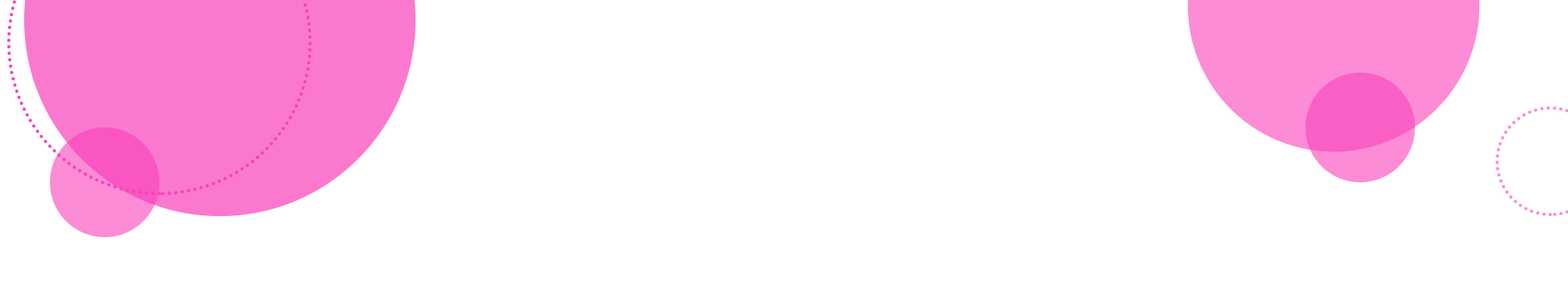
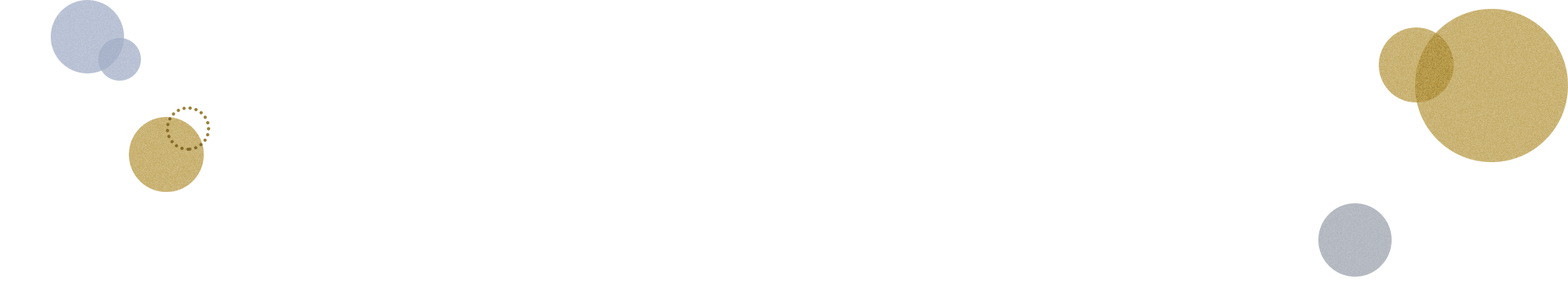
Layers edited between the first and the second (1568, 292) image:
removed layer "Ellipse 1 copy 5" (was lighten, 60%) over [49, 127, 160, 237]
removed layer "Ellipse 1 copy 3" (was lighten, 60%) over [1495, 106, 1568, 216]
renamed "Ellipse 1" to "Layer 2", opacity 70% → 100%, moved it above "Layer 3", painted on it over [24, 0, 416, 216]
renamed "Ellipse 1 copy" to "Layer 3", blend lighten → normal, painted on it over [7, 0, 1392, 277]
removed layer "Ellipse 1 copy 4" (was lighten, 60%) over [1187, 0, 1480, 152]
removed layer "Ellipse 1 copy 2" (was lighten, 60%) over [1305, 72, 1415, 183]
showed "Layer 1", painted on it over [33, 0, 1568, 277]
